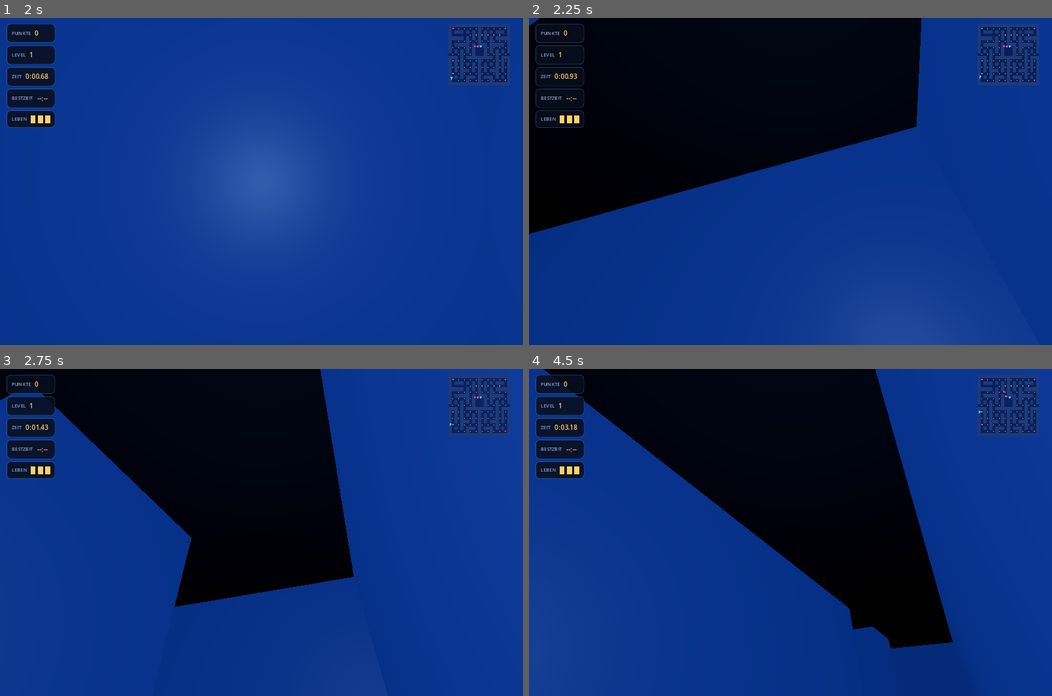
Above: before the commit, frames 1-4 (two rows, left to right).
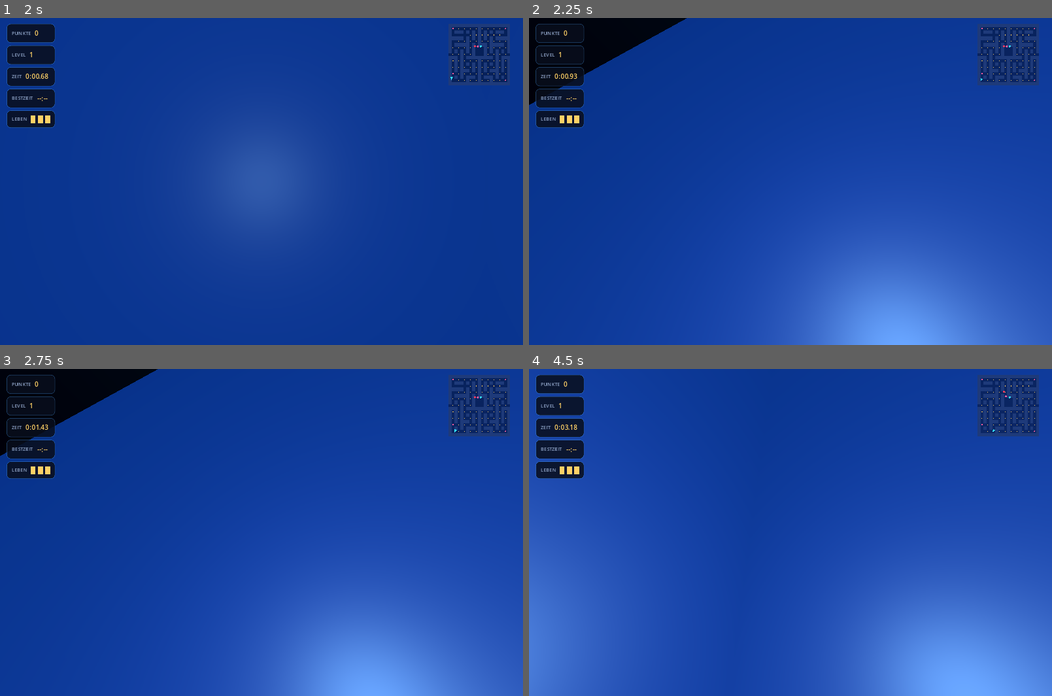
Above: after the commit, the same moments.

Repository: THXMEDIA/ZACman
Game: Godot game, scene res://scenes/Main.tscn
Two runs of this game, one before a commit and one after it. Both use one fixed random seed, a clock stepped at 60 frames per second and the inputs below.
Inputs (mouse positions are in pixels of both pictures, inside the frame that each line leads up to):
- Up to frame 1 (2 s): click (423, 273) at 0.52 s; type "12" at 0.6 s; click "SPIEL STARTEN" at 1.25 s
- Up to frame 2 (2.25 s): tap Enter at 2 s; move the mouse to (816, 181) at 2.02 s; hold W (move_forward) from 2.03 s (still down)
- Up to frame 3 (2.75 s): keep holding W (move_forward)
- Up to frame 4 (4.5 s): keep holding W (move_forward); move the mouse to (764, 532) at 2.77 s; move the mouse to (800, 525) at 3.52 s; move the mouse to (785, 539) at 4.27 s

Frame 1 is identical in both runs. In frame 2, 69% of the frame differs, in the area x 0-100%, y 0-100%; in frame 3, 54%; in frame 4, 83%.

Commit message:
Fix inverted W/S movement direction
player_controller.gd's forward vector (dir_x = sin(yaw), dir_z = cos(yaw))
had the wrong sign: at yaw=0 the camera looks toward -Z (Godot's default
camera forward), but that formula moved the player toward +Z when pressing
move_forward — i.e. backward relative to where the camera was actually
looking. W and S therefore felt swapped. Right/left were unaffected, since
the strafe vector already matched the camera's real right-hand direction.
Fixed by negating dir_x/dir_z to match the camera's true forward.

Co-Authored-By: Claude Sonnet 5 <noreply@anthropic.com>
Claude-Session: https://claude.ai/code/session_011tjZ1NLn5DDVGrnKiwSiuH

Diff:
--- a/godot/scripts/player_controller.gd
+++ b/godot/scripts/player_controller.gd
@@ -125,8 +125,13 @@
 	if v.length() > 1.0:
 		v = v.normalized()
 
-	var dir_x := sin(yaw)
-	var dir_z := cos(yaw)
+	# Camera forward at yaw=0 is -Z (Godot's default camera look direction),
+	# not +Z — these need the minus sign to actually match it. Without it,
+	# "forward" moved the player toward +Z, i.e. behind where the camera was
+	# looking, so W/S felt swapped (right/left were unaffected: the strafe
+	# vector below already matched the camera's real right-hand direction).
+	var dir_x := -sin(yaw)
+	var dir_z := -cos(yaw)
 	var right_x := sin(yaw + PI / 2.0)
 	var right_z := cos(yaw + PI / 2.0)
 	var move_dir := Vector3(dir_x * v.y + right_x * v.x, 0.0, dir_z * v.y + right_z * v.x)
